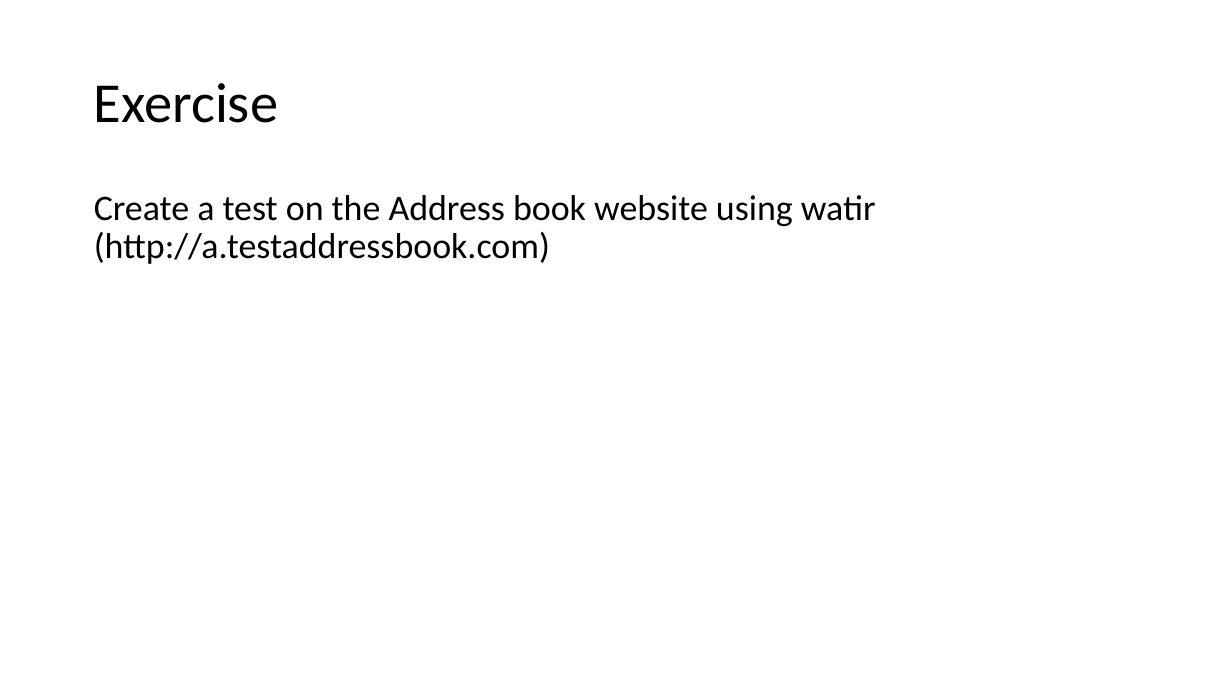
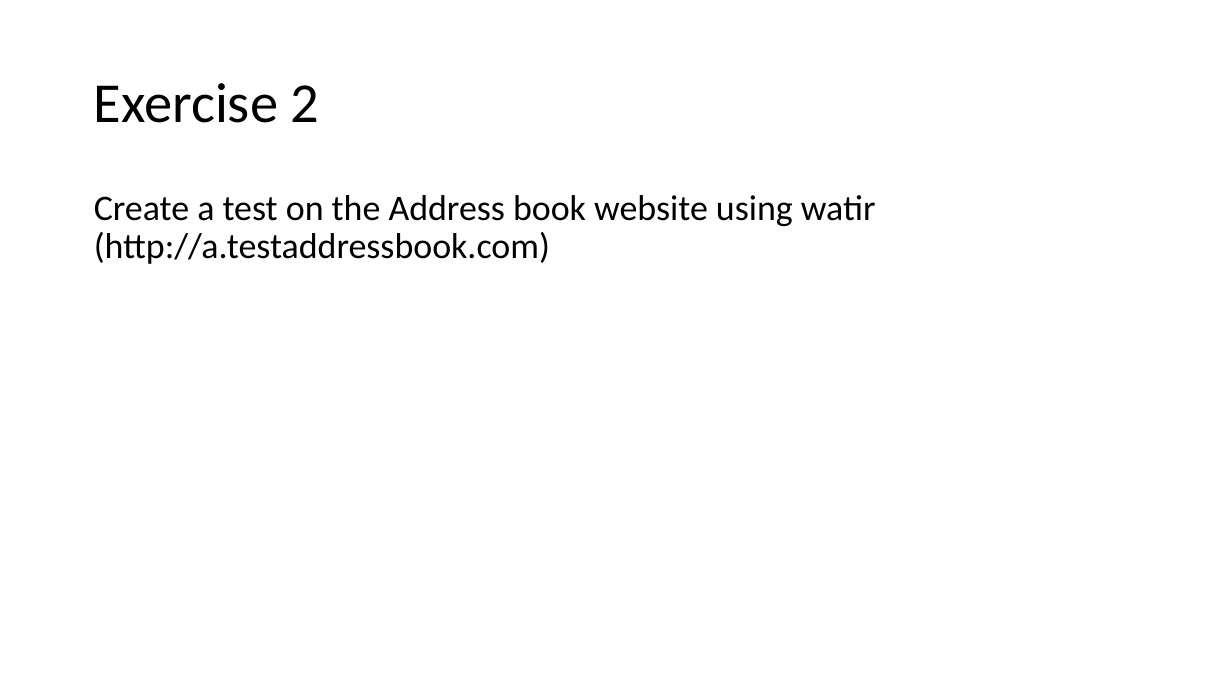
Before and after one commit to damorim/testing-cin-minicourse, a slide deck: slide 87 of testing-minicourse.pptx (slide 86 before the commit). Drawn at 1232x693 pixels with LibreOffice and Linux fonts; fonts in the diff are those of the drawing. Boxes give left, top, right and bottom in pixels: in the first picture for what was removed or moved away, otherwise in the second. Text is boxed around its words. In the diff, an @@ line names an element or a change of style, - is before the commit and + after.

```diff
--- a/testing-minicourse.pptx
+++ b/testing-minicourse.pptx
@@ text at box(94, 83, 320, 123): text changed @@
-Exercise
+Exercise 2
```
Also in this commit, not shown: 4 other slides changed, 3 slides added, 1 slide removed, 1 other file.
